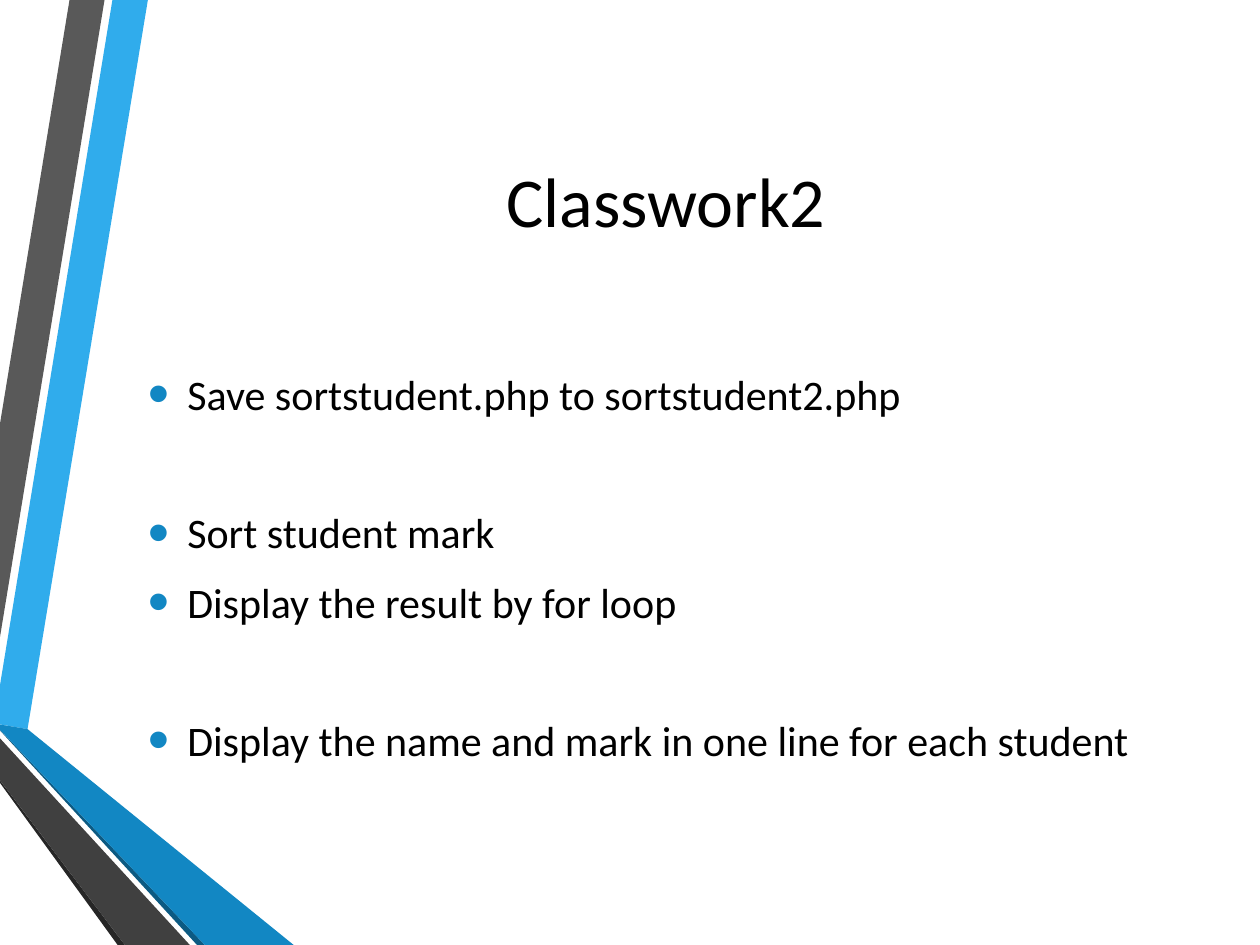
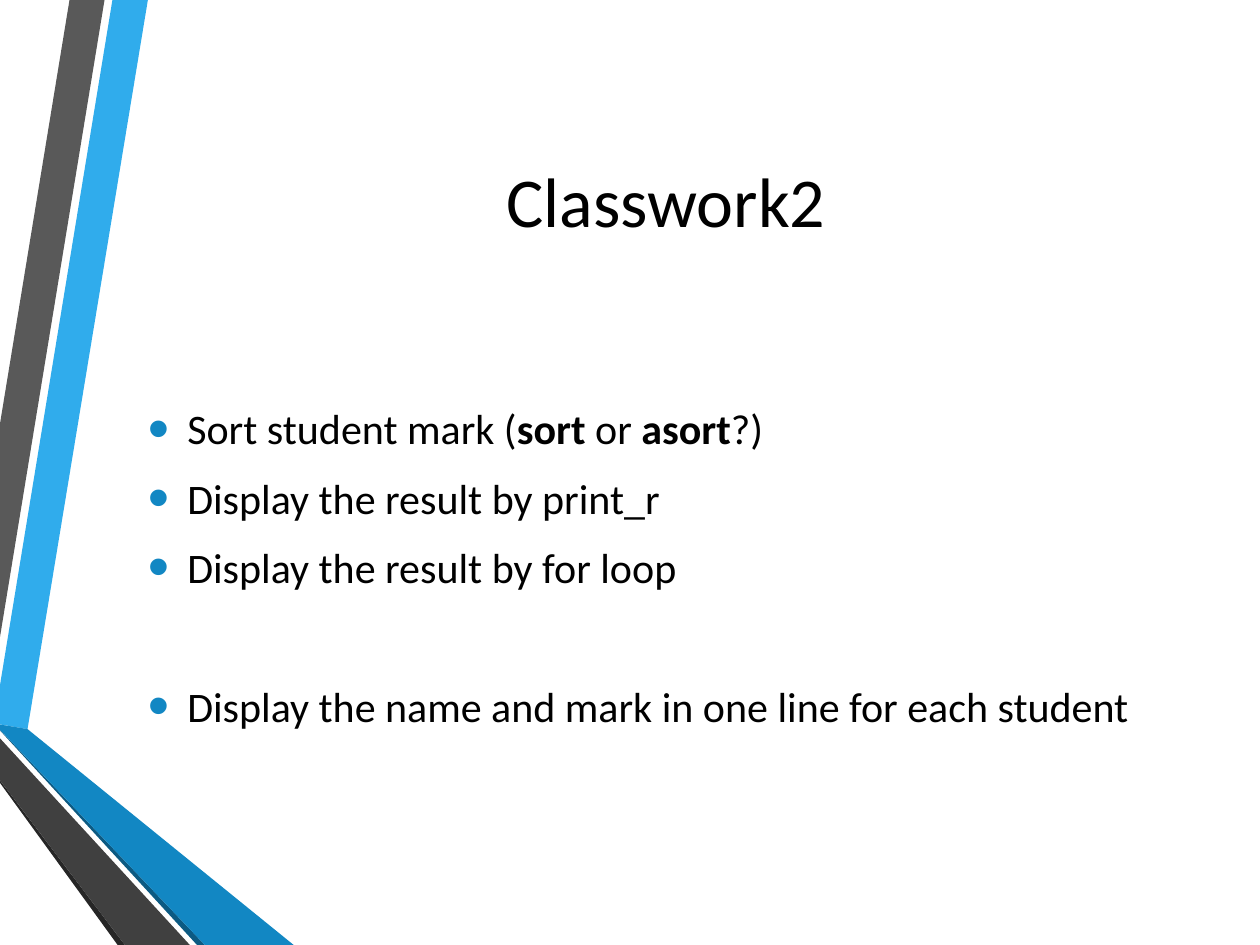
Before and after one commit to hatted/fevaworks-php, a slide deck: slide 6 of php-fw6/lesson6.pptx. Drawn at 1260x945 pixels with LibreOffice and Linux fonts; fonts in the diff are those of the drawing; background and template pictures are left out. Boxes give left, top, right and bottom in pixels: in the first picture for what was removed or moved away, otherwise in the second. Text is boxed around its words. In the diff, an @@ line names an element or a change of style, - is before the commit and + after.

```diff
--- a/php-fw6/lesson6.pptx
+++ b/php-fw6/lesson6.pptx
@@ text at (187, 413, 763, 521): text changed @@
-• Save sortstudent.php to sortstudent2.php
-• Sort student mark
+• Sort student mark (sort or asort?)
+• Display the result by print_r
```
Also in this commit, not shown: 4 other slides changed, 3 slides added, 55 other files.
